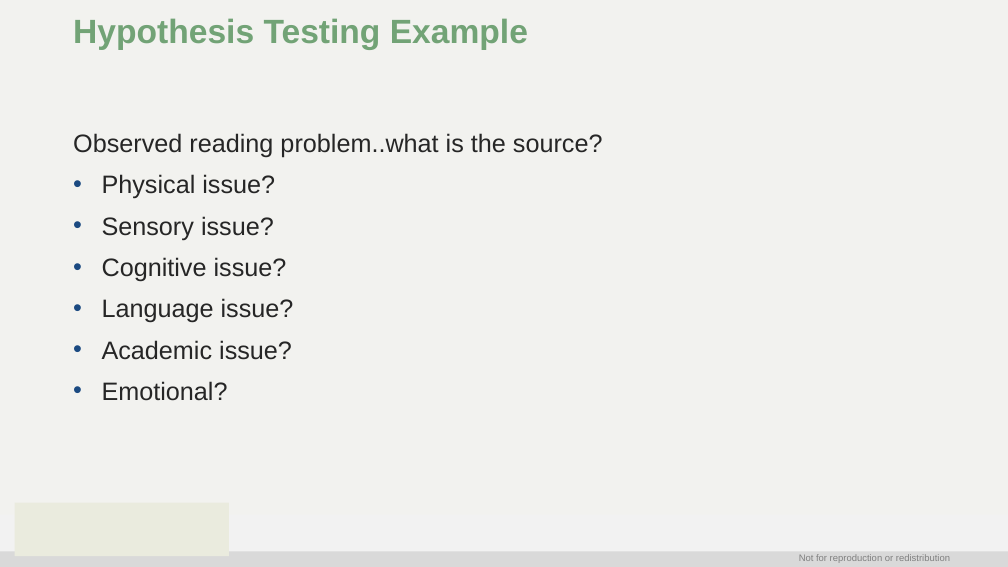
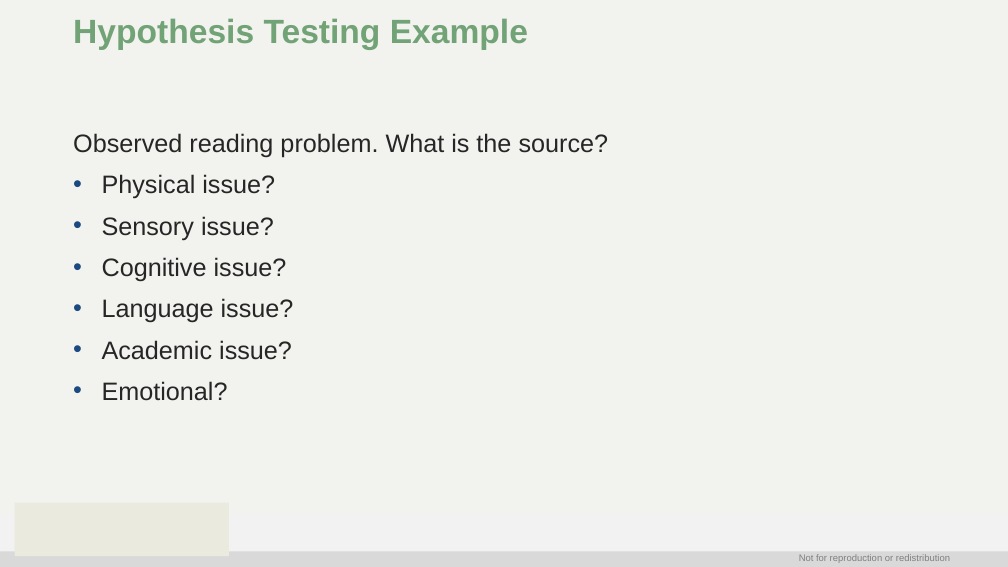
Before and after one commit to Jim-Wright90/cds_663_winter_2021, a slide deck: slide 20 of slides/Week2__21_Assessment_Fundamentals.pptx. Drawn at 1008x567 pixels with LibreOffice and Linux fonts; fonts in the diff are those of the drawing; background and template pictures are left out. Boxes give left, top, right and bottom in pixels: in the first picture for what was removed or moved away, otherwise in the second. Text is boxed around its words. In the diff, an @@ line names an element or a change of style, - is before the commit and + after.

Commit message:
added reading and week 2 slide updates

```diff
--- a/slides/Week2__21_Assessment_Fundamentals.pptx
+++ b/slides/Week2__21_Assessment_Fundamentals.pptx
@@ text at (x1=73, y1=133, x2=609, y2=158): text changed @@
-Observed reading problem..what is the source?
+Observed reading problem. What is the source?
```
Also in this commit, not shown: 3 other files.
